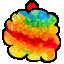
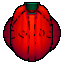
Layer changes from the first 64px x 64px image to the second:
added layer "Enemy" above "Layer 4" over [3, 2, 61, 62]
hid "Player" over [2, 0, 61, 63]
